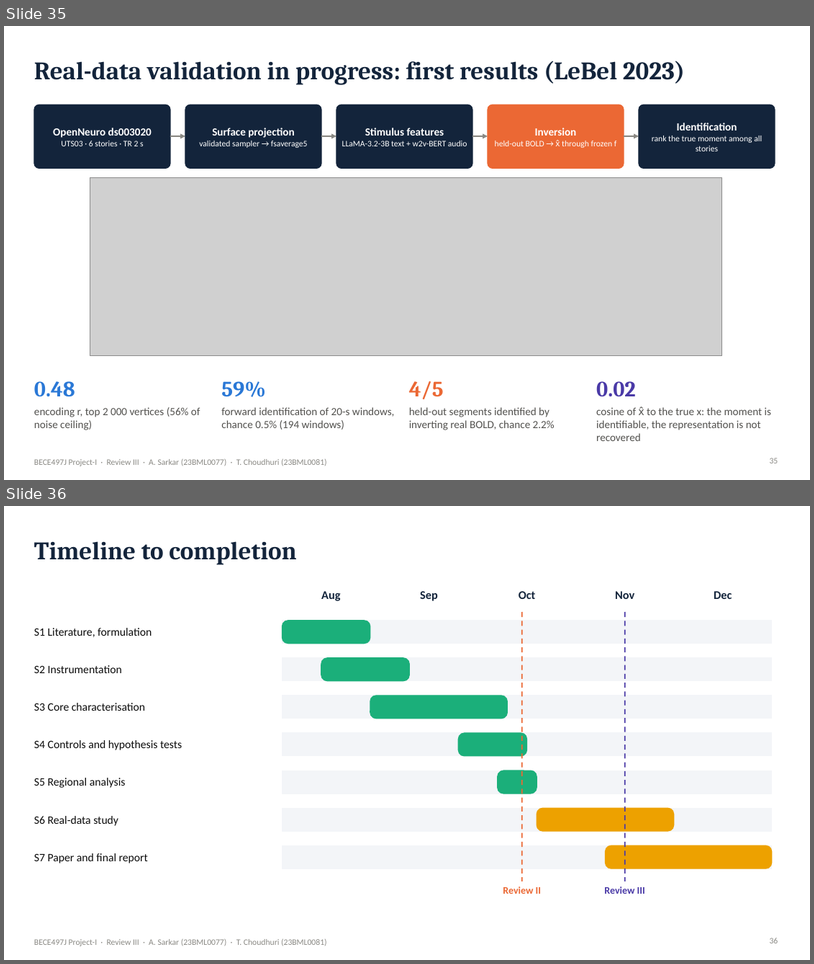
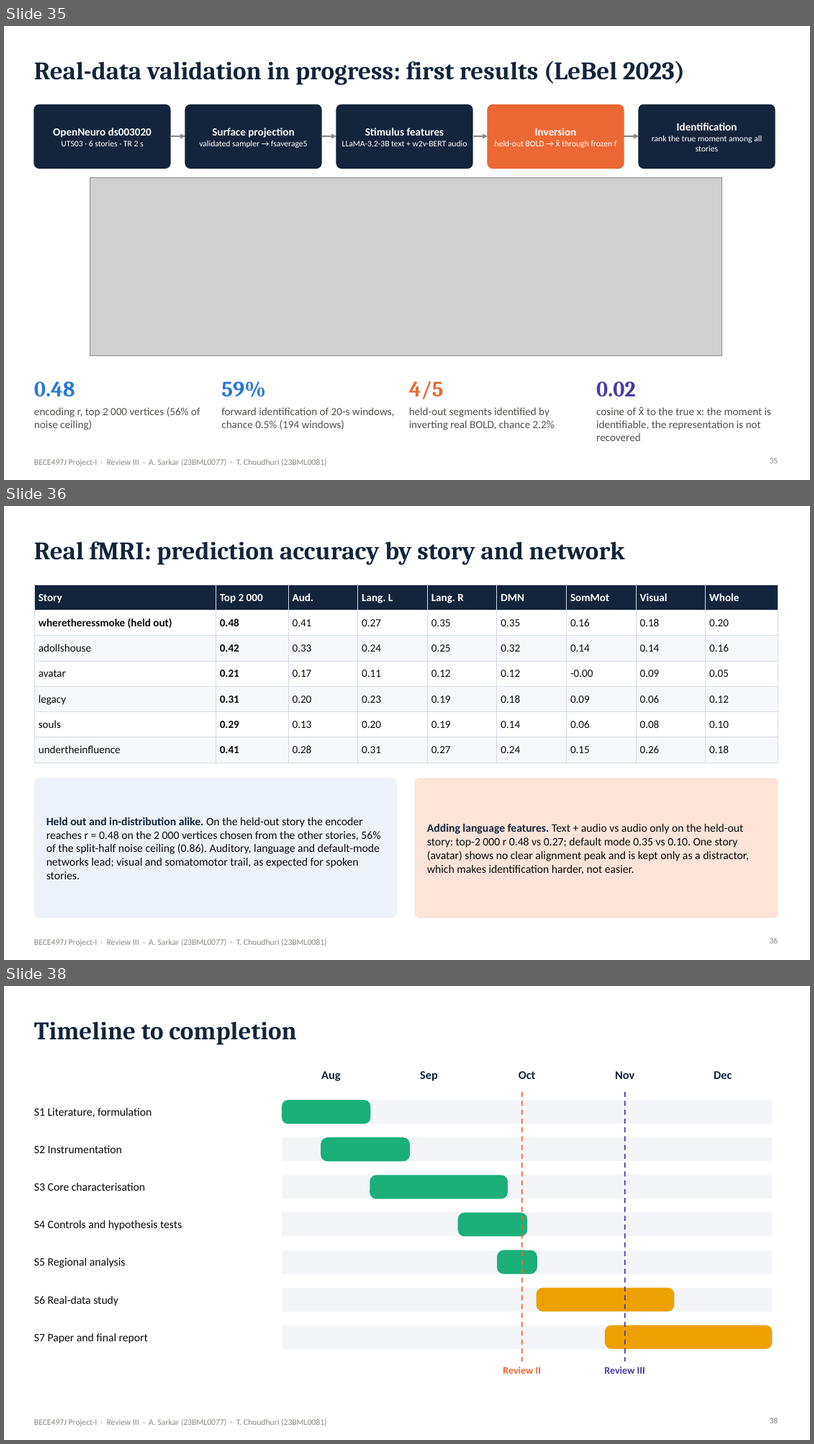
Before and after one commit to Ivxn404/semantic-decoding-tribe-inversion, a slide deck: deck/Review3_Sarkar_Choudhuri.pptx. Shown one above the other, each under a label of ours: slides 35 and 36 before the commit, slides 35, 36 and 38 after it; the slides between them are not shown. The pictures are 814x964 and 814x1444 pixels, drawn with LibreOffice and Linux fonts; fonts in the diff are those of the drawing; grey boxes stand for pictures. Boxes give left, top, right and bottom in pixels: in the first picture for what was removed or moved away, otherwise in the second. Text is boxed around its words. In the diff, an @@ line names an element or a change of style, - is before the commit and + after.

```diff
--- a/deck/Review3_Sarkar_Choudhuri.pptx
+++ b/deck/Review3_Sarkar_Choudhuri.pptx
@@ slide 36 added at [4, 506, 810, 960], background #FFFFFF; not listed: 1 template element that a slide beside it also shows @@
@@ title added at [34, 541, 625, 565], 30 pt, text #13243B, bold @@
+Real fMRI: prediction accuracy by story and network
@@ table added at [34, 584, 778, 756], 7 rows, 9 columns @@
+Story | Top 2 000 | Aud. | Lang. L | Lang. R | DMN | SomMot | Visual | Whole
+wheretheressmoke (held out) | 0.48 | 0.41 | 0.27 | 0.35 | 0.35 | 0.16 | 0.18 | 0.20
+adollshouse | 0.42 | 0.33 | 0.24 | 0.25 | 0.32 | 0.14 | 0.14 | 0.16
+avatar | 0.21 | 0.17 | 0.11 | 0.12 | 0.12 | -0.00 | 0.09 | 0.05
+legacy | 0.31 | 0.20 | 0.23 | 0.19 | 0.18 | 0.09 | 0.06 | 0.12
+souls | 0.29 | 0.13 | 0.20 | 0.19 | 0.14 | 0.06 | 0.08 | 0.10
+undertheinfluence | 0.41 | 0.28 | 0.31 | 0.27 | 0.24 | 0.15 | 0.26 | 0.18
@@ rounded rectangle added at [34, 778, 397, 917], fill #EEF3F9, outline #EEF3F9 1 pt @@
@@ rounded rectangle added at [415, 778, 778, 917], fill #FCE4D9, outline #FCE4D9 1 pt @@
@@ text added at [46, 817, 381, 879], 13.5 pt, text #0B0B0B @@
+Held out and in-distribution alike. On the held-out story the encoder reaches r = 0.48 on the 2 000 vertices chosen from the other stories, 56% of the split-half noise ceiling (0.86). Auditory, language and default-mode networks lead; visual and somatomotor trail, as expected for spoken stories.
@@ text added at [427, 824, 749, 874], 13.5 pt, text #0B0B0B @@
+Adding language features. Text + audio vs audio only on the held-out story: top-2 000 r 0.48 vs 0.27; default mode 0.35 vs 0.10. One story (avatar) shows no clear alignment peak and is kept only as a distractor, which makes identification harder, not easier.
@@ page number added at [770, 937, 779, 943], 10 pt, text #8A8984 @@
+36
@@ what was slide 36 is now slide 38 @@
```
Also in this commit, not shown: 1 slide changed, 1 other slide added, 3 other files.
